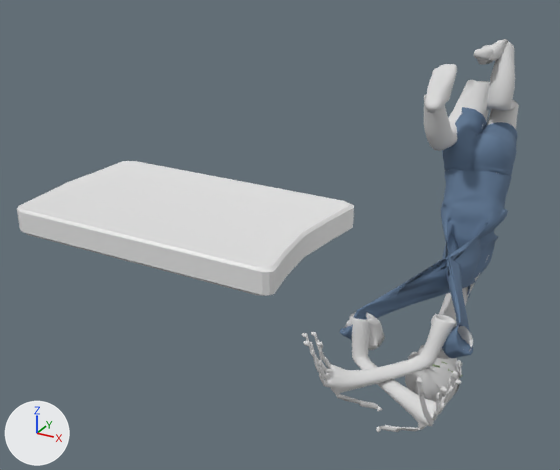
What one commit did to the FBX model Oculus/Oculus/Assets/Models/OrginalModels/4 finger head above water FLUTTER kick/Incorrect animation - Lose Control.fbx.
Rendered twice from a camera (50 mm lens) standing at (0.638, -2.494, 1.226) and looking at (-0.293, -0.801, 0.38). The lights are fixed; the arrows at lower left show +X, +Y and +Z. Both versions are drawn at frame 81 of the action 'Lose Control'; the numbers are the values there.

Objects in the first picture: 'FChild_Body', 'KICKBOARD'.
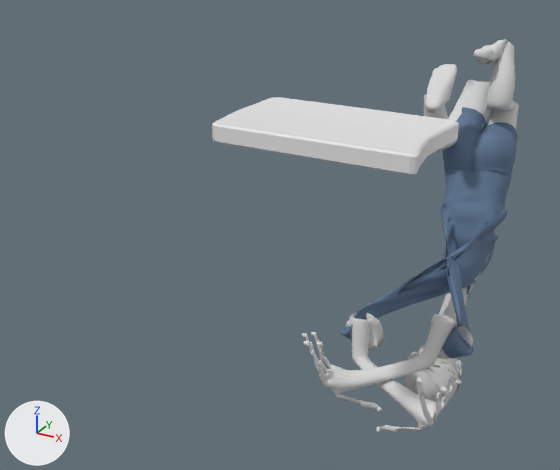
Where the change shows, as pixel boxes [x1, y1, x2, y2] in the pictures (560 x 470 px):
'KICKBOARD', moved
    before: [17, 161, 354, 296]
    after: [212, 97, 459, 175]

What changed in the scene script:
```text
Change ob_kickboard:
    ob_kickboard.location: (-0.002, -1.613, 0.761) -> (-0.002, -1.084, 0.761)
```
